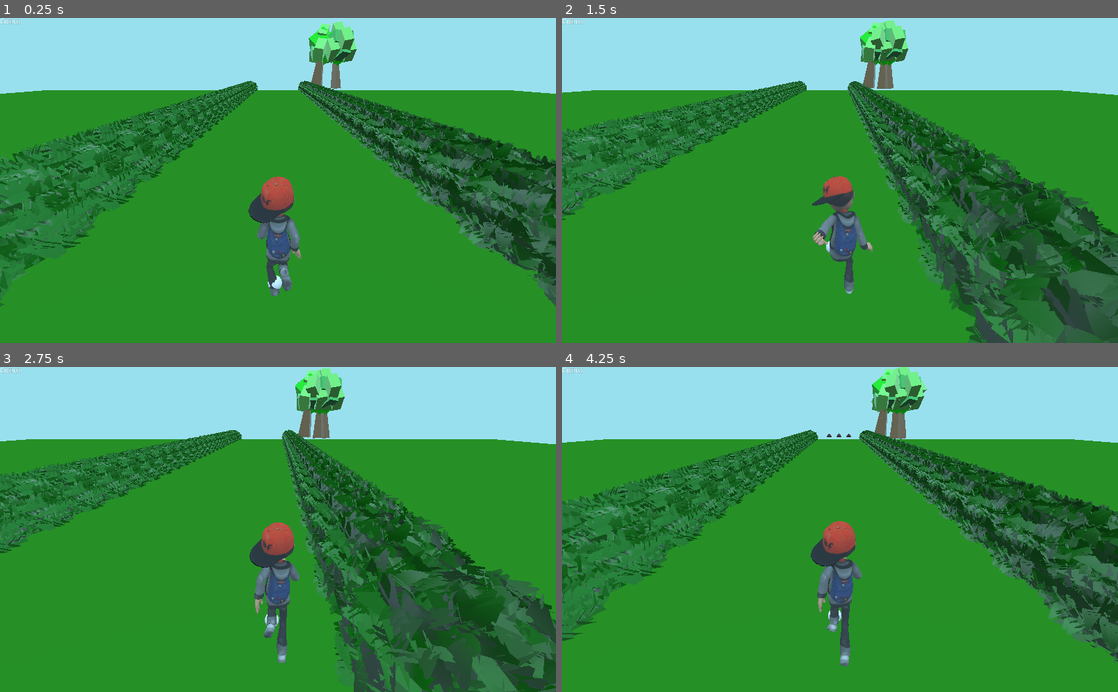
Above: before the commit, frames 1-4 (two rows, left to right).
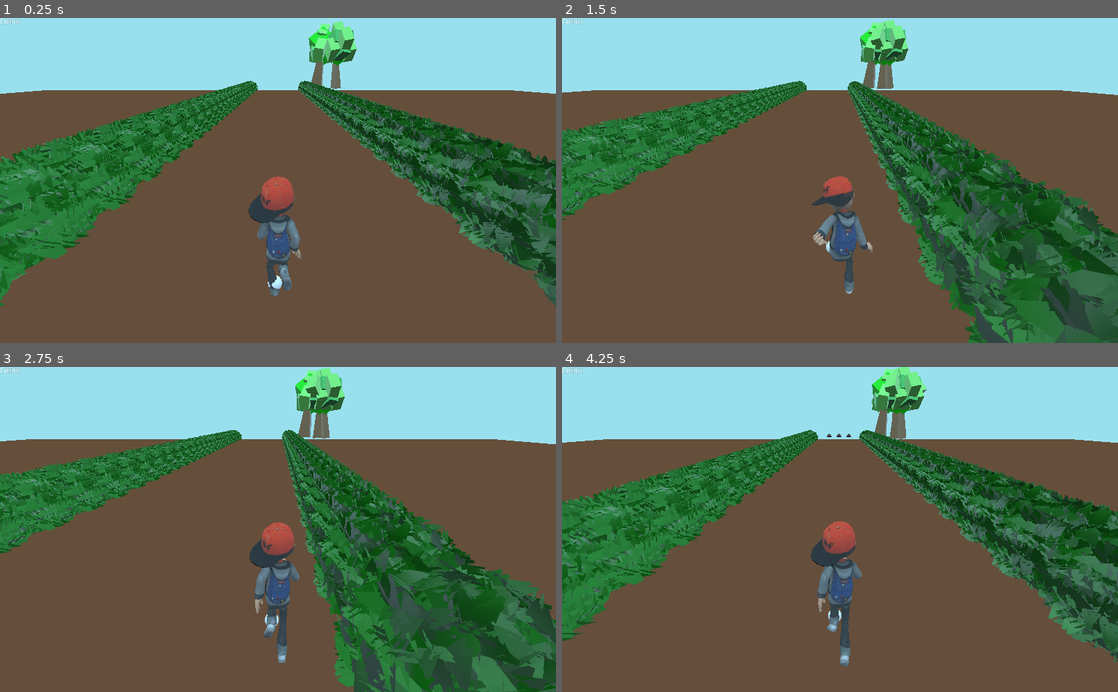
Above: after the commit, the same moments.

Repository: moaibad/Escape-from-Monkey
Game: Godot game, scene res://scenes/level.tscn
Two runs of this game, one before a commit and one after it. Both use one fixed random seed, a clock stepped at 60 frames per second and the inputs below.
Inputs:
- Up to frame 1 (0.25 s): no input
- Up to frame 2 (1.5 s): hold D (move_right) 0.53-1.28 s; tap Space (jump) at 0.77 s; hold A (move_left) from 1.28 s (still down)
- Up to frame 3 (2.75 s): tap Space (jump) at 1.52 s; release A (move_left) at 2.03 s; hold D (move_right) from 2.03 s (still down)
- Up to frame 4 (4.25 s): tap Space (jump) at 3.02, 3.77 s; release D (move_right) at 3.53 s; hold A (move_left) from 3.53 s (still down)

The runs differ from the first frame. In frame 1, 54% of the frame differs, in the area x 0-100%, y 22-100%; in frame 2, 49%; in frame 3, 48%; in frame 4, 53%.

Commit message:
update ground color

Diff:
--- a/scenes/level.tscn
+++ b/scenes/level.tscn
@@ -9,7 +9,7 @@
 subdivide_depth = 50
 
 [sub_resource type="SpatialMaterial" id=2]
-albedo_color = Color( 0.172549, 0.568627, 0.0784314, 1 )
+albedo_color = Color( 0.517647, 0.298039, 0.176471, 1 )
 
 [node name="level" type="Node"]
 script = ExtResource( 5 )
